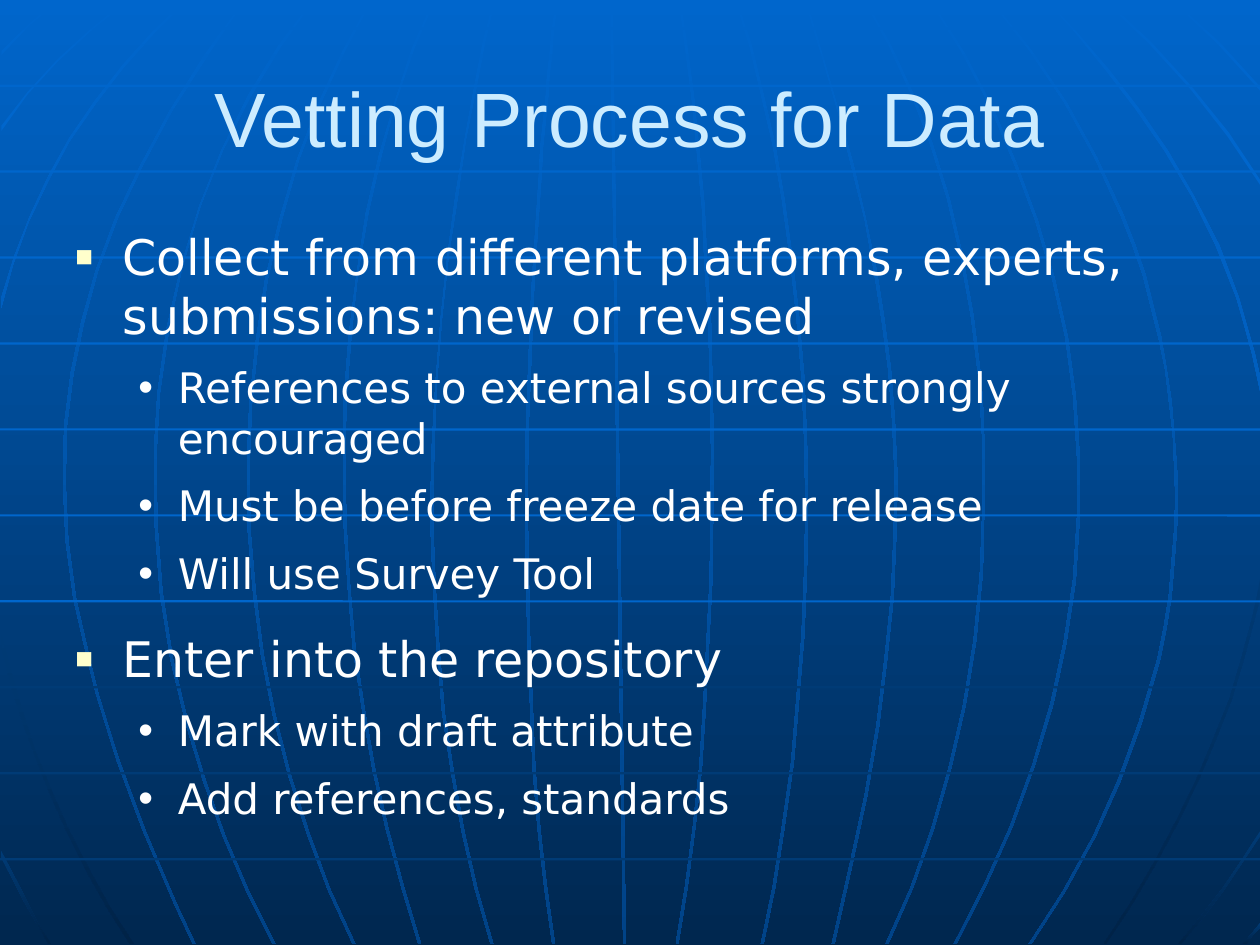
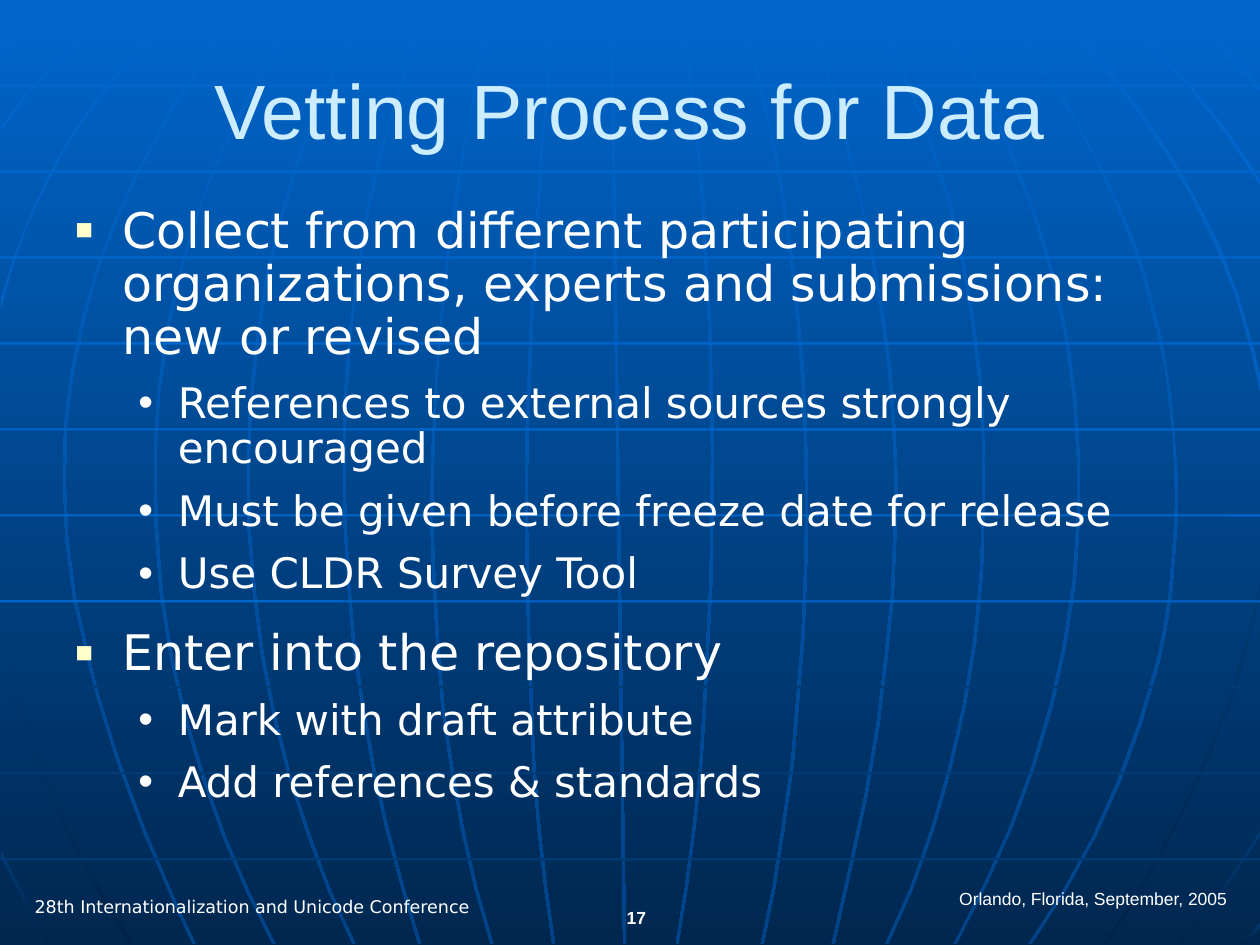
Before and after one commit to michkovsky/cldr, a slide deck: slide 17 of docs/presentations/cldr_overview.ppt (slide 14 before the commit). Drawn at 1260x945 pixels with LibreOffice and Linux fonts; fonts in the diff are those of the drawing. Boxes give left, top, right and bottom in pixels: in the first picture for what was removed or moved away, otherwise in the second. Text is boxed around its words. In the diff, an @@ line names an element or a change of style, - is before the commit and + after.

```diff
--- a/docs/presentations/cldr_overview.ppt
+++ b/docs/presentations/cldr_overview.ppt
@@ title "Vetting Process for Data": place and size @@
-title "Vetting Process for Data" at (214,91,1045,162)
+title "Vetting Process for Data" at (214,83,1045,154)
@@ text "Collect from different participating organizations, ...": place and size @@
-text "Collect from different participating organizations, ..." at (123,237,1123,823)
+text "Collect from different participating organizations, ..." at (123,210,1111,807)
@@ text at (123,210,1107,355): text changed @@
-■ Collect from different platforms, experts, submissions: new or revised
+■ Collect from different participating organizations, experts and submissions: new or revised
@@ text at (123,386,1011,744): line spacing 1 to 0.9 @@
@@ text at (178,494,1111,597): text changed @@
-  • Must be before freeze date for release
-  • Will use Survey Tool
+  • Must be given before freeze date for release
+  • Use CLDR Survey Tool
@@ text at (178,763,762,807): text changed @@
-  • Add references, standards
+  • Add references & standards
@@ text added at (959,892,1227,910), 10 pt, text #FFFFFF @@
+Orlando, Florida, September, 2005
@@ text added at (35,900,470,918), 10 pt, text #FFFFFF @@
+28th Internationalization and Unicode Conference
@@ page number added at (627,912,646,924), 10 pt, text #FFFFFF, bold @@
+17
```
Also in this commit, not shown: 14 other slides changed, 16 slides added, 5 slides removed.
